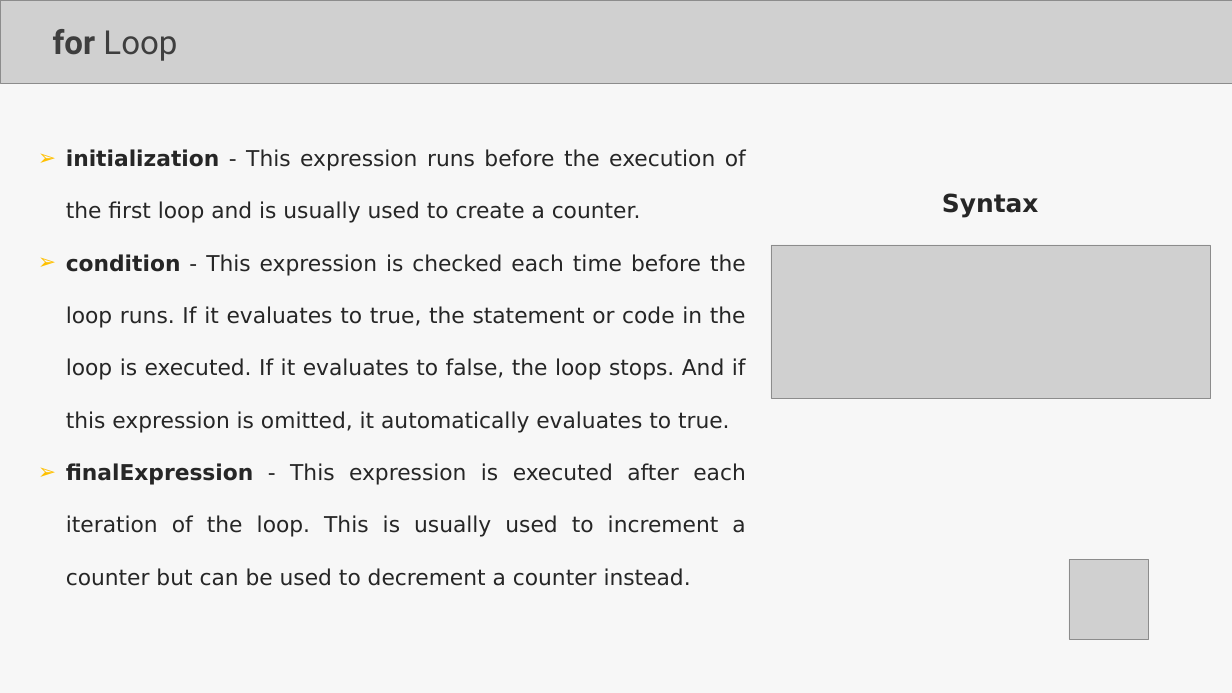
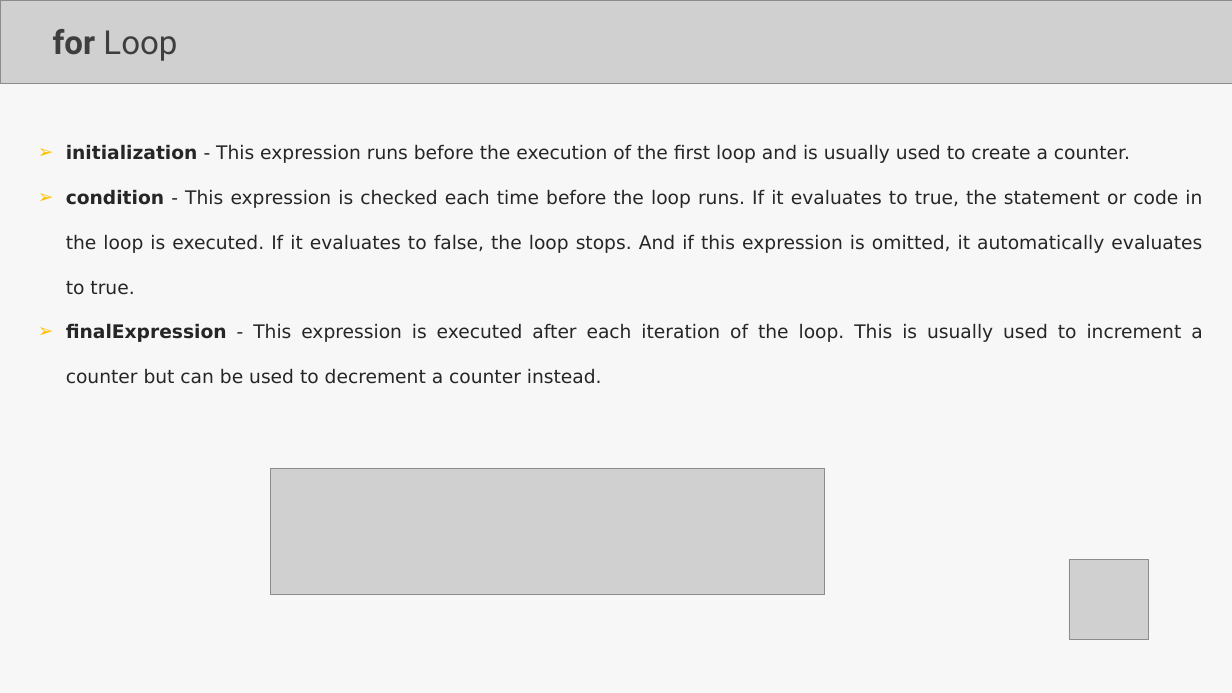
Before and after one commit to Aravindanchellam/UI-UX-Resources, a slide deck: slide 20 of Lecture_JS_TS.pptx. Drawn at 1232x693 pixels with LibreOffice and Linux fonts; fonts in the diff are those of the drawing; grey boxes stand for pictures. Boxes give left, top, right and bottom in pixels: in the first picture for what was removed or moved away, otherwise in the second. Text is boxed around its words. In the diff, an @@ line names an element or a change of style, - is before the commit and + after.

```diff
--- a/Lecture_JS_TS.pptx
+++ b/Lecture_JS_TS.pptx
@@ text "initialization - This expression runs ..." at [66,144,1202,384]: size 28 to 24 pt @@
@@ text removed at [942,193,1039,218] @@
-  Syntax
@@ picture removed at [771,245,1210,398] @@
@@ picture added at [271,468,825,594] @@
```
Also in this commit, not shown: 1 other slide changed, 7 slides added, 1 other file.
